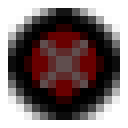
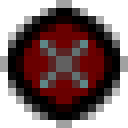
Before/after of a 128×128 layered artwork. What changed in the layer stack:
painted on "Layer 1" over [0, 0, 128, 128]
